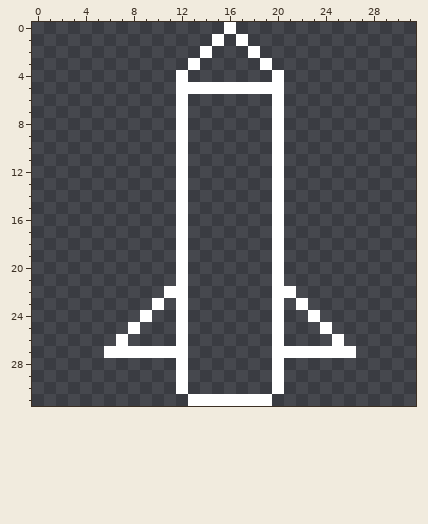
Pixel-art sprite -- assets/textures/rocket.png. Above, as it was before the edit.
The file is 32x32 pixels. Colours within 5 levels of each other are drawn and written as one.
New version:
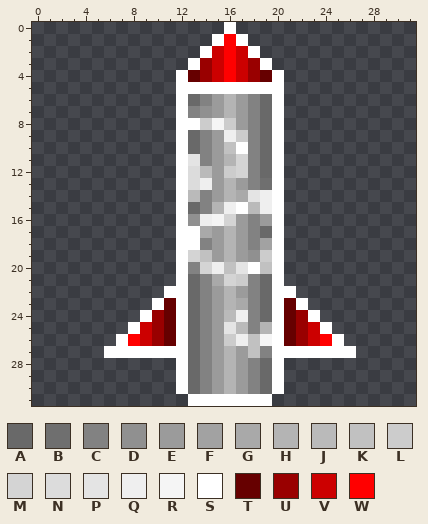
Palette (. is transparent): A #696969  B #6f6f6f  C #828282  D #909090  E #9b9b9b  F #a2a2a2  G #a9a9a9  H #b4b4b4  J #bababa  K #c1c1c1  L #cccccc  M #d4d4d4  N #dcdcdc  P #e4e4e4  Q #efefef  R #f5f5f5  S #ffffff  T #660000  U #990000  V #cc0000  W #ff0000
Changes in this commit:
@@ x 6..26 @@
  0 ..........S..........
- 1 .........S.S.........
- 2 ........S...S........
- 3 .......S.....S.......
- 4 ......S.......S......
+ 1 .........SWS.........
+ 2 ........SVWVS........
+ 3 .......SUVWVUS.......
+ 4 ......STUVWVUTS......
  5 ......SSSSSSSSS......
- 6 ......S.......S......
- 7 ......S.......S......
- 8 ......S.......S......
- 9 ......S.......S......
-10 ......S.......S......
-11 ......S.......S......
-12 ......S.......S......
-13 ......S.......S......
-14 ......S.......S......
-15 ......S.......S......
-16 ......S.......S......
-17 ......S.......S......
-18 ......S.......S......
-19 ......S.......S......
-20 ......S.......S......
-21 ......S.......S......
-22 .....SS.......SS.....
-23 ....S.S.......S.S....
-24 ...S..S.......S..S...
-25 ..S...S.......S...S..
-26 .S....S.......S....S.
-27 SSSSSSS.......SSSSSSS
-28 ......S.......S......
-29 ......S.......S......
-30 ......S.......S......
+ 6 ......SACEHECAS......
+ 7 ......SCDEHECAS......
+ 8 ......SSLRLECAS......
+ 9 ......SACEQLCAS......
+10 ......SACEKSCAS......
+11 ......SPCEHMCAS......
+12 ......SNJELMCAS......
+13 ......SNQEHECBS......
+14 ......SJCEHGPQS......
+15 ......SACHQSJQS......
+16 ......SDQRMECES......
+17 ......SSGEHECAS......
+18 ......SSCEHECFS......
+19 ......SMKEHEDLS......
+20 ......SCMQKPSKS......
+21 ......SACGMLCAS......
+22 .....SSACEHECASS.....
+23 ....STSACEHGCASTS....
+24 ...SUTSACEJQCASTUS...
+25 ..SVUTSACEPJCHSTUVS..
+26 .SWVUTSACELQKRSTUVWS.
+27 SSSSSSSACEHEKCSSSSSSS
+28 ......SACEHECAS......
+29 ......SACEHECAS......
+30 ......SACEHECAS......
 31 .......SSSSSSS.......
Boxes around the changes in both pictures, in picture pixels (x1, y1, x2, y2):
added: (128, 34, 332, 394)
